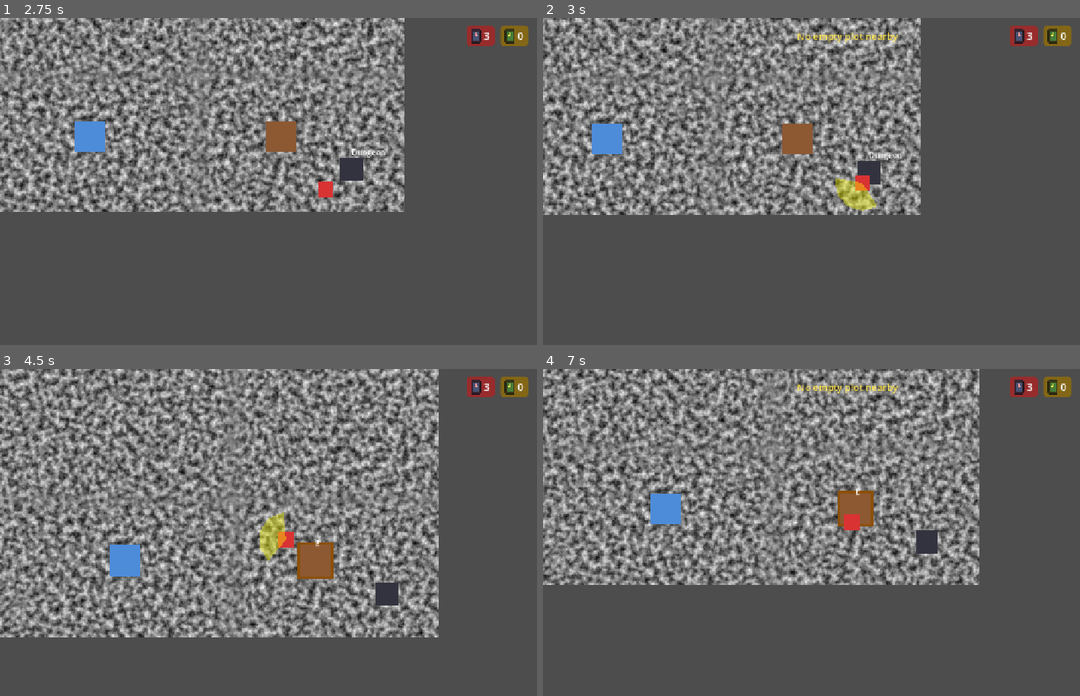
Above: before the commit, frames 1-4 (two rows, left to right).
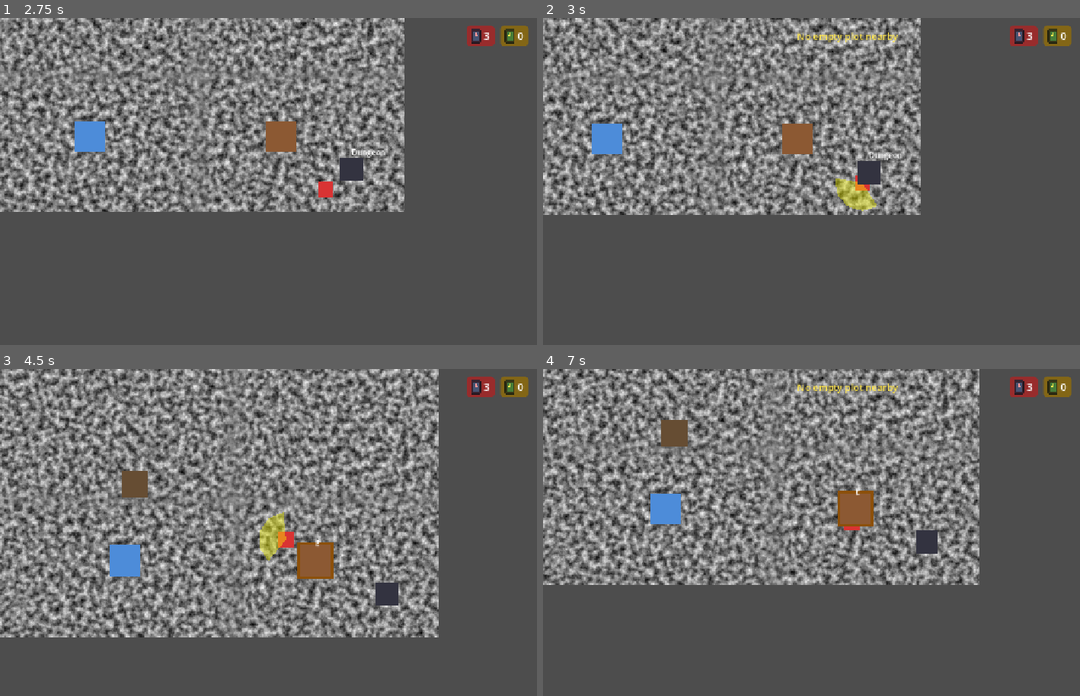
Above: after the commit, the same moments.

Repository: Saitamadupauvre/brotatomato
Game: Godot game, scene res://scenes/main/main.tscn
Two runs of this game, one before a commit and one after it. Both use one fixed random seed, a clock stepped at 60 frames per second and the inputs below. The engine's default icon, where the game draws it, is replaced by a stand-in: a white triangle on a blue panel in a dark square.
Inputs (mouse positions are in pixels of both pictures, inside the frame that each line leads up to):
- Up to frame 1 (2.75 s): tap Enter at 0.5 s; move the mouse to (440, 171) at 0.52 s; press the mouse at (440, 171) at 0.53 s; hold D (move_right) 0.53-1.28 s; move the mouse to (182, 207) at 1.27 s; release the mouse at (182, 207) at 1.28 s; hold S (move_down) 1.28-2.03 s; tap Shift (dash) at 1.35 s; move the mouse to (365, 112) at 2.02 s; hold D (move_right) from 2.03 s (still down); hold E (interact) from 2.03 s (still down)
- Up to frame 2 (3 s): move the mouse to (816, 256) at 2.77 s; release D (move_right) at 2.78 s; release E (interact) at 2.78 s; hold W (move_up) from 2.78 s (still down); tap R (move_plot) at 2.85 s; click (816, 256) at 2.92 s
- Up to frame 3 (4.5 s): move the mouse to (488, 591) at 3.52 s; release W (move_up) at 3.53 s; hold G (place_plot) 3.53-4.28 s; hold A (move_left) from 3.53 s (still down); move the mouse to (123, 489) at 4.27 s; click (123, 489) at 4.35 s
- Up to frame 4 (7 s): move the mouse to (875, 539) at 5.02 s; release A (move_left) at 5.03 s; hold S (move_down) 5.03-5.78 s; tap Shift (dash) at 5.1 s; click (875, 539) at 5.17 s; move the mouse to (757, 454) at 5.77 s; hold D (move_right) 5.78-6.53 s; tap E (interact) at 5.85 s; move the mouse to (983, 522) at 6.52 s; hold W (move_up) from 6.53 s (still down); hold R (move_plot) from 6.53 s (still down)

Frame 1 is identical in both runs. In frame 2, less than 0.1% of the frame differs, in the area x 58-61%, y 48-51%; in frame 3, 0.4%; in frame 4, 0.5%, in the area x 21-60%, y 15-49%.

Commit message:
revert(camp): drop y-sort change, out of scope for chest/altar fix

Diff:
--- a/scenes/main/main.tscn
+++ b/scenes/main/main.tscn
@@ -18,7 +18,6 @@
 size = Vector2(32, 640)
 
 [node name="Main" type="Node2D" unique_id=1394795694]
-y_sort_enabled = true
 script = ExtResource("8_main")
 
 [node name="Ground" type="Sprite2D" parent="." unique_id=1212894455]
